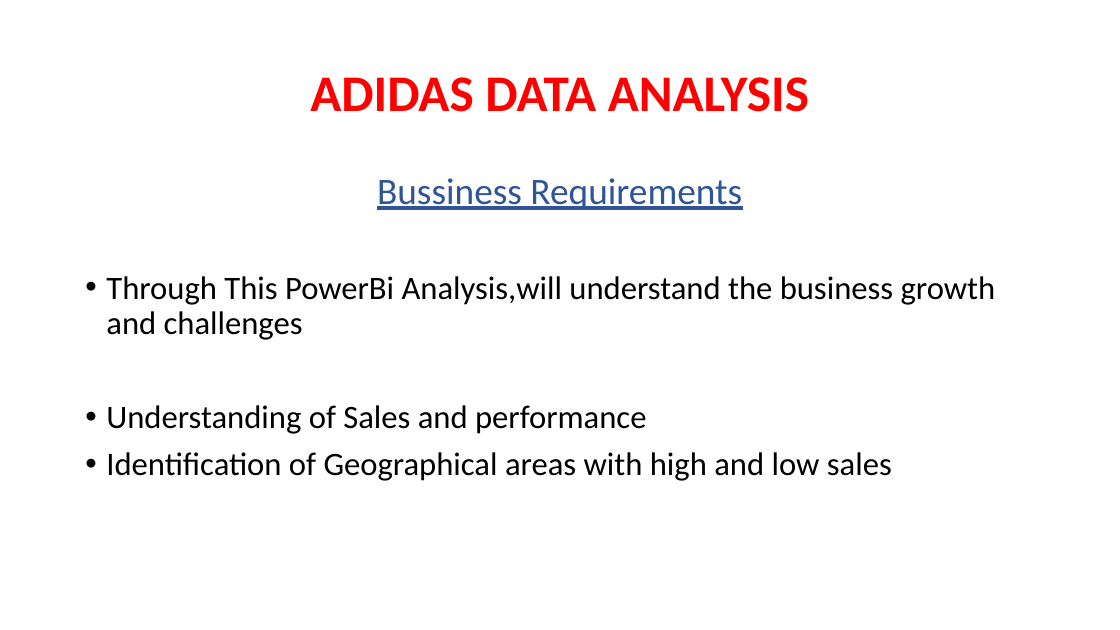
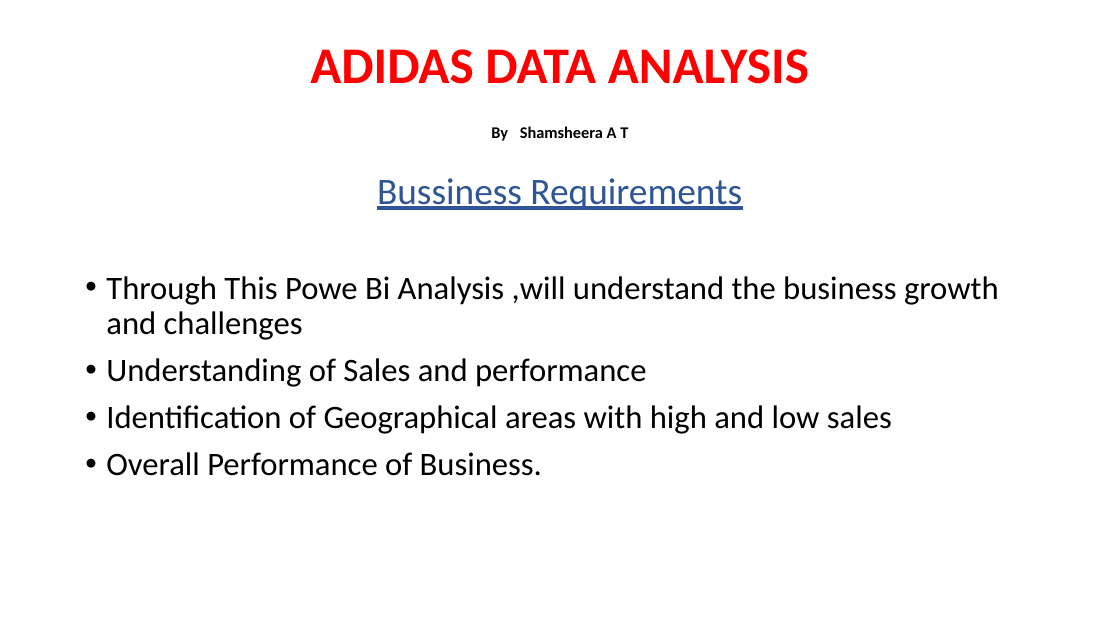
Before and after one commit to shamsheerafarsheed/DANLC, a slide deck: slide 1 of ADIDAS DATA ANALYSIS.pptx. Drawn at 1120x630 pixels with LibreOffice and Linux fonts; fonts in the diff are those of the drawing. Boxes give left, top, right and bottom in pixels: in the first picture for what was removed or moved away, otherwise in the second. Text is boxed around its words. In the diff, an @@ line names an element or a change of style, - is before the commit and + after.

```diff
--- a/ADIDAS DATA ANALYSIS.pptx
+++ b/ADIDAS DATA ANALYSIS.pptx
@@ title at box(310, 49, 809, 141): text changed @@
-ADIDAS DATA ANALYSIS
+ADIDAS DATA ANALYSIS
+By Shamsheera A T
@@ text at box(106, 276, 999, 340): text changed @@
-• Through This PowerBi Analysis,will understand the business growth and challenges
+• Through This Powe Bi Analysis ,will understand the business growth and challenges
@@ text at box(106, 452, 542, 476): paragraph added @@
+• Overall Performance of Business.
```
Also in this commit, not shown: 2 other slides changed, 1 slide added.
